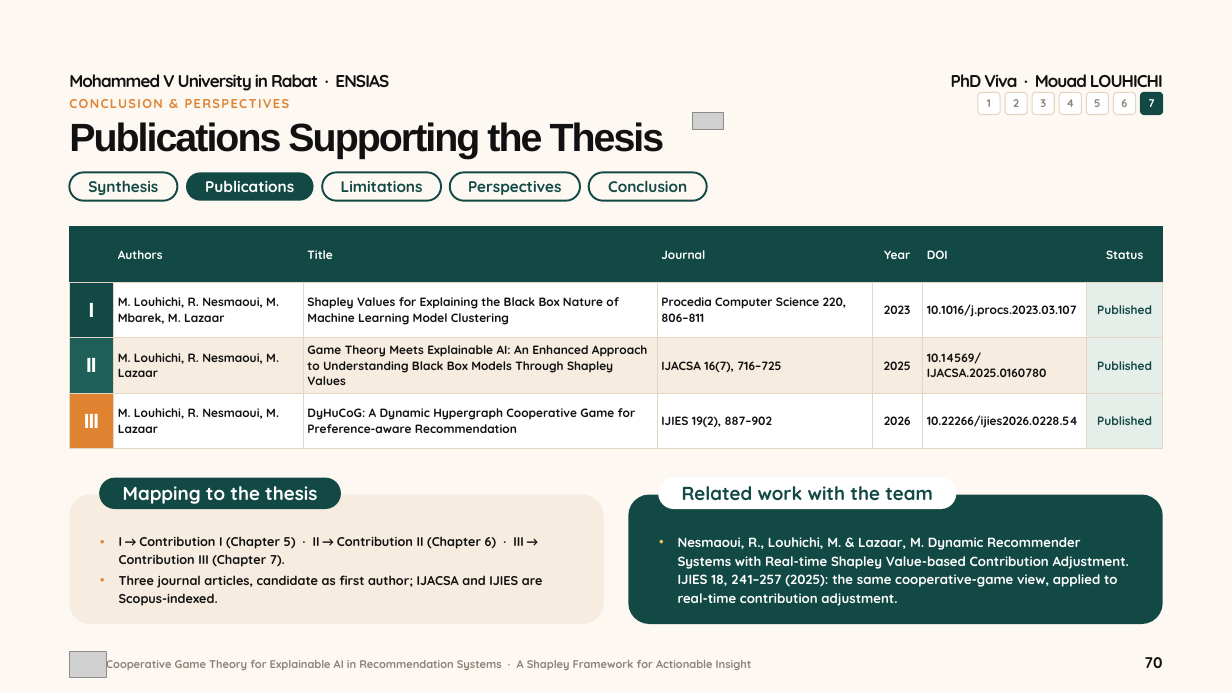
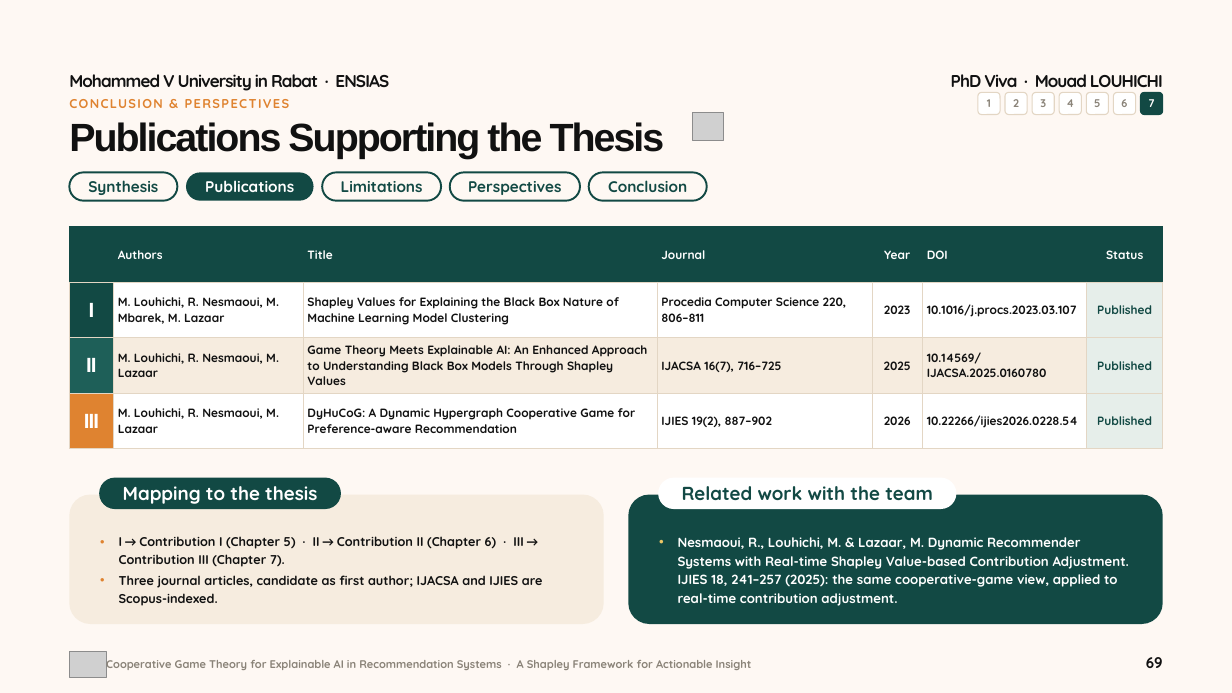
Before and after one commit to mouadlouhichi/phd-prep, a slide deck: slide 69 of try/MOUAD_LOUHICHI_VIVA_40min_BeigeGreen_v10.pptx (slide 70 before the commit). Drawn at 1232x693 pixels with LibreOffice and Linux fonts; fonts in the diff are those of the drawing; grey boxes stand for pictures. Boxes give left, top, right and bottom in pixels: in the first picture for what was removed or moved away, otherwise in the second. Text is boxed around its words. In the diff, an @@ line names an element or a change of style, - is before the commit and + after.

```diff
--- a/try/MOUAD_LOUHICHI_VIVA_40min_BeigeGreen_v10.pptx
+++ b/try/MOUAD_LOUHICHI_VIVA_40min_BeigeGreen_v10.pptx
@@ picture: place and size @@
-picture at box(692, 113, 723, 129)
+picture at box(692, 113, 723, 140)
@@ text at box(1146, 657, 1163, 668): text changed @@
-70
+69
```
Also in this commit, not shown: 46 other slides changed, 1 slide removed, 3 other files.
